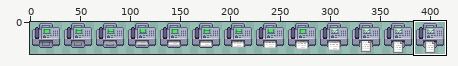
File history of a sprite sheet, Resources/Textures/Structures/Machines/fax_machine.rsi/printing.png. Above, an overview of the earlier version with the close-up marked.
Close-up. Earlier state:
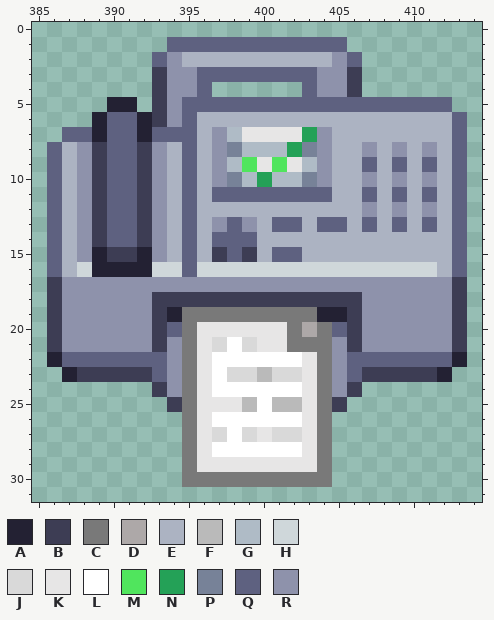
The file is 416x32 pixels. Colours within 5 levels of each other are drawn and written as one. Shown: x 385..414, y 0..31. The commit also changed other parts of the picture, which this record leaves out.
Palette (. is transparent): A #232133  B #3d3d54  C #797979  D #ada8a8  E #acb3c2  F #bababa  G #afbbc6  H #cfd7da  J #d9d9d9  K #e7e6e6  L #ffffff  M #50e55d  N #24a157  P #778298  Q #5e6180  R #8e92ab
Pixels before, first column x 386:
 1 ........QQQQQQQQQQQQ........
 2 .......QREEEEEEEEEERQ.......
 3 .......BRRQQQQQQQQRRB.......
 4 .......BRRQ......QRRB.......
 5 ....AA.BRQQQQQQQQQQQQQQQQQQ.
 6 ...AQQABRQEEEEEEEEEEEEEEEEEQ
 7 .QQAQQAQQQERGKKKKNREEEEEEEEQ
 8 QERBQQBREQERPGGGNPREEREREREQ
 9 QERBQQBREQERGMKMKGREEQEQEQEQ
10 QERBQQBREQERPGNGGPREEREREREQ
11 QERBQQBREQEQQQQQQQQEEQEQEQEQ
12 QERBQQBREQEEEEEEEEEEEREREREQ
13 QERBQQBREQERQREQQEQQEQEQEQEQ
14 QERBQQBREQEQQQEEEEEEEEEEEEEQ
15 QERABBAREQEBQBEQQEEEEEEEEEEQ
16 QEHAAAAHHQHHHHHHHHHHHHHHHHEQ
17 BRRRRRRRRRRRRRRRRRRRRRRRRRRB
18 BRRRRRRBBBBBBBBBBBBBBRRRRRRB
19 BRRRRRRBACCCCCCCCCAABRRRRRRB
20 BRRRRRRBQCKKKKKKCDCQBRRRRRRB
21 BRRRRRRBRCKJLJKKCCCRBRRRRRRB
22 AQQQQQQQRCKLLLLLLKCRQQQQQQQA
23 .ABBBBBQRCKLJJFJJKCRQBBBBBA.
24 .......BRCKLLLLLLKCRB.......
25 ........BCKKKFLFFKCB........
26 .........CKLLLLLLKC.........
27 .........CKJLJKJJKC.........
28 .........CKLLLLLLKC.........
29 .........CKKKKKKKKC.........
30 .........CCCCCCCCCC.........
Once edited:
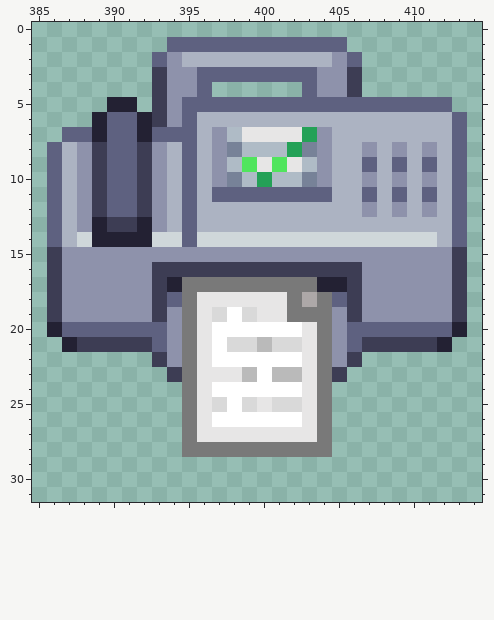
The exact change:
Changed rows in their new state; - is an unchanged pixel.
first column x 386:
13 ---ABBA----EEE-EE-EE-E-E-E--
14 --HAAAAHH-HHHHHHHHHHHHHHHH--
15 BR-RRRR-RRRRRRRRRRRRRRRRRRRB
16 BRRRRRRBBBBBBBBBBBBBBRRRRRRB
17 -------BACCCCCCCCCAAB-------
18 --------QCKKKKKKCDCQ--------
19 --------R-KJLJKK--CR--------
20 AQQQQQQQR--LLLLLLK-RQQQQQQQA
21 .ABBBBBQ---LJ-FJJK--QBBBBBA.
22 .......B------------B.......
23 -.......B--KKFLFF--B.......-
24 -------..----------..-------
25 --------.--JLJKJJ--.--------
27 -----------KKK-KK-----------
28 ----------CCCCCCCC----------
29 ---------..........---------
30 ---------..........---------
Boxes around the changes in both close-ups, in picture pixels (x1, y1, x2, y2):
changed: (47, 217, 467, 487)
